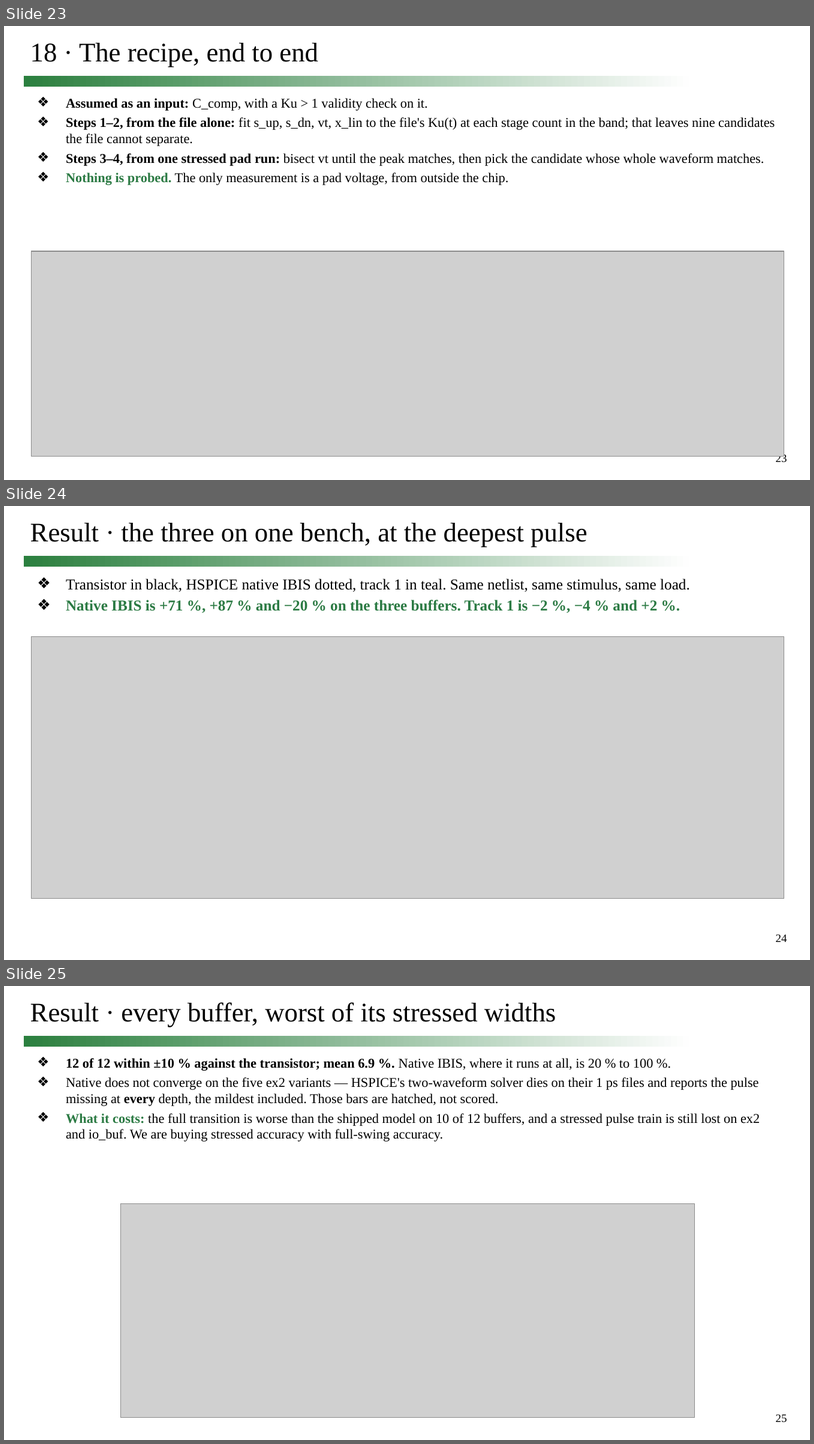
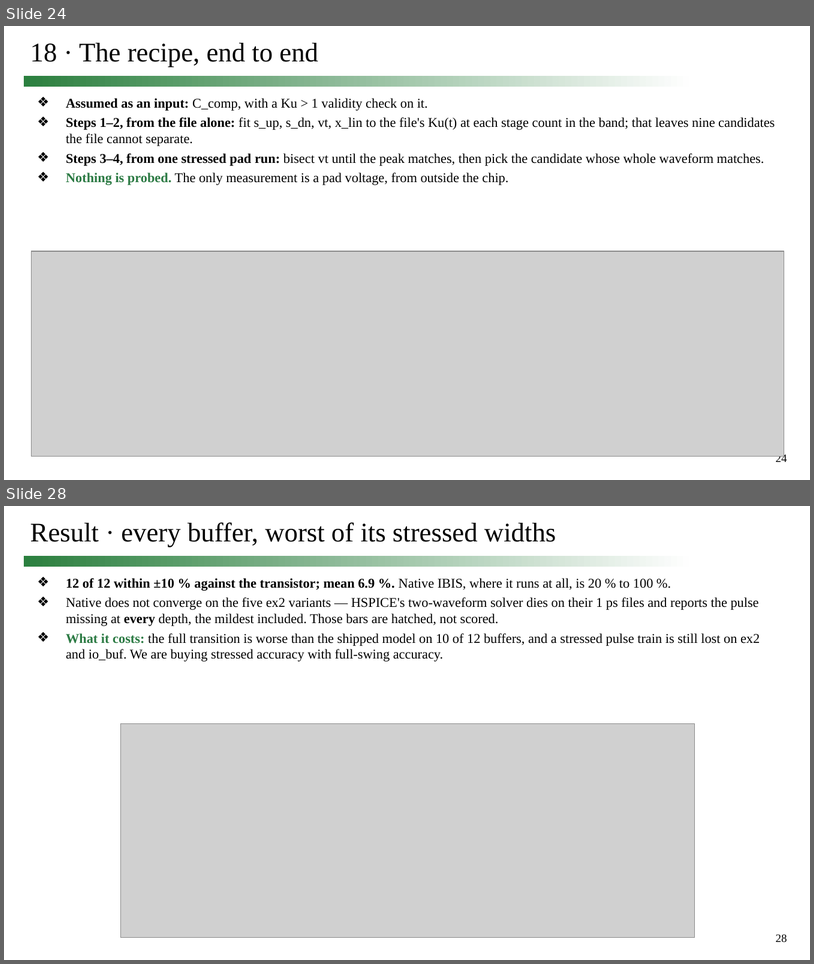
Before and after one commit to simon9721/ibis_comparison, a slide deck: results/meeting_deck_2026-09-24/0924_track1_story.pptx. Shown one above the other, each under a label of ours: slides 23, 24 and 25 before the commit, slides 24 and 28 after it; the slides between them are not shown. The pictures are 814x1444 and 814x964 pixels, drawn with LibreOffice and Linux fonts; fonts in the diff are those of the drawing; grey boxes stand for pictures. Boxes give left, top, right and bottom in pixels: in the first picture for what was removed or moved away, otherwise in the second. Text is boxed around its words. In the diff, an @@ line names an element or a change of style, - is before the commit and + after.

```diff
--- a/results/meeting_deck_2026-09-24/0924_track1_story.pptx
+++ b/results/meeting_deck_2026-09-24/0924_track1_story.pptx
@@ slide 24 removed at (x1=4, y1=506, x2=810, y2=960), background #FFFFFF; not listed: 2 template elements that a slide beside it also shows @@
@@ title removed at (x1=30, y1=523, x2=587, y2=547) @@
-Result · the three on one bench, at the deepest pulse
@@ text removed at (x1=66, y1=579, x2=690, y2=611) @@
-❖ Transistor in black, HSPICE native IBIS dotted, track 1 in teal. Same netlist, same stimulus, same load.
-❖ Native IBIS is +71 %, +87 % and −20 % on the three buffers. Track 1 is −2 %, −4 % and +2 %.
@@ picture removed at (x1=31, y1=637, x2=785, y2=898) @@
@@ what was slide 23 is now slide 24 @@
@@ page number at (x1=776, y1=453, x2=788, y2=462): text changed @@
-23
+24
@@ what was slide 25 is now slide 28 @@
@@ page number at (x1=776, y1=934, x2=788, y2=942): text changed @@
-25
+28
```
Also in this commit, not shown: 1 slide changed, 5 slides added, 1 other slide removed, 9 other files.
